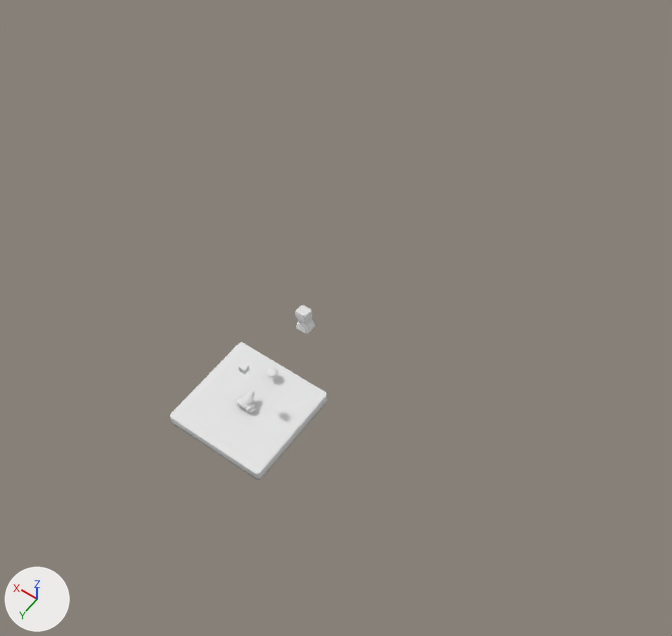
Renders of the Blender file res/Scene/Level1.blend from each side of a commit.
Camera for both pictures: a 50 mm lens placed at (-32.4, 32.1, 70.5), pointed at (0.5, -13.9, -1.8). Every picture has the same lights, and +X, +Y and +Z are marked at lower left. The first picture is the older version.

The older version as bpy lines, for what is in view:
```python
ob_1__platform_texture_2 = bpy.data.objects.new('1##platform#texture:2', me_small_grass_platform2)
ob_1__platform_texture_2.location = (0.0, 0.0, 0.0)
ob_1__platform_texture_2.rotation_euler = (1.571, 0.0, 0.0)  # degrees (90, 0, 0)
ob_1__platform_texture_2.scale = (5.0, 1.0, 5.0)
ob_4__pressureplate = bpy.data.objects.new('4##pressurePlate', me_mushroom_platform2)
ob_4__pressureplate.location = (0.0, -3.4, 1.4)
ob_4__pressureplate.rotation_euler = (1.571, 0.0, 0.0)  # degrees (90, 0, 0)
ob_5__platform_link4_waypoints___1_1_1___10_1_1___10_10_10 = bpy.data.objects.new('5##platform#link4#waypoints:[[1,1,1],[10,1,1],[10,10,10]]', me_platform_small_b_001)
ob_5__platform_link4_waypoints___1_1_1___10_1_1___10_10_10.location = (0.0, -8.4, 3.0)
ob_5__platform_link4_waypoints___1_1_1___10_1_1___10_10_10.rotation_euler = (1.571, 0.0, 0.0)  # degrees (90, 0, 0)
```
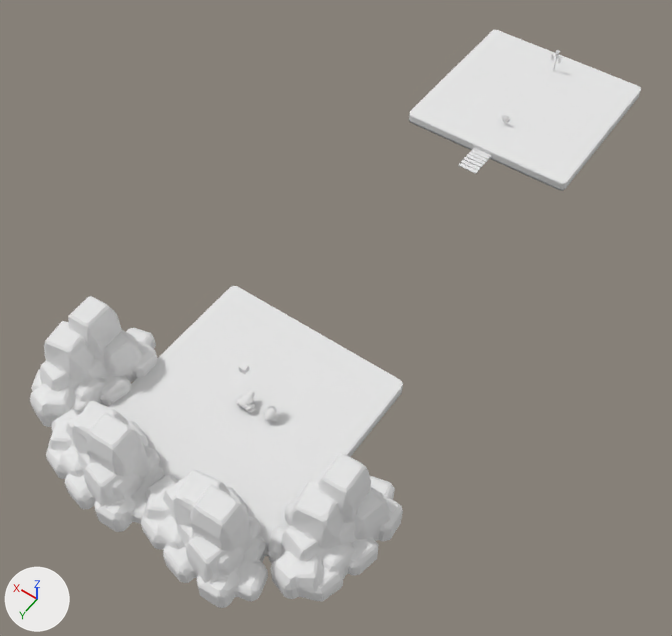
Pixel boxes (x1, y1, x2, y2) of what changed, in the pictures (672 x 636 px):
'1##platform#texture:2', rescaled (87% wider, 95% taller)
    before: (170, 342, 327, 480)
    after: (108, 286, 403, 556)
'11##platform#mesh:3#texture:2', added
    after: (409, 30, 641, 191)
'10##rock#mesh:11#texture:53', added
    after: (268, 453, 403, 602)
'7##rock#mesh:11#texture:53', added
    after: (141, 469, 268, 608)
'8##rock#mesh:11#texture:53', added
    after: (46, 401, 165, 532)
'9##rock#mesh:11#texture:53', added
    after: (30, 296, 157, 427)
'5##platform#link4#waypoints:[[10,1,10],[10,10,10]]', added
    after: (458, 148, 492, 174)
'5##platform#link4#waypoints:[[1,1,1],[10,1,1],[10,10,10]]', deleted
    before: (295, 305, 315, 334)
'6##frog2', added
    after: (263, 405, 280, 422)
'4##pressurePlate', moved, turned
    before: (266, 367, 278, 377)
    after: (502, 114, 510, 123)
'12##checkpoint#mesh:13#texture:55', added
    after: (551, 50, 563, 72)

The change, as a list of edits to the scene's bpy script:
```text
Change ob_1__platform_texture_2:
    ob_1__platform_texture_2.scale: (5.0, 1.0, 5.0) -> (10.0, 1.0, 10.0)
Change ob_4__pressureplate:
    ob_4__pressureplate.rotation_euler: (1.571, 0.0, 0.0) -> (0.0, 0.0, 0.0)  # degrees (90, 0, 0) -> degrees (0, 0, 0)
    ob_4__pressureplate.location: (0.0, -3.4, 1.4) -> (0.0, -46.3, 1.4)
Remove ob_5__platform_link4_waypoints___1_1_1___10_1_1___10_10_10:
    ob_5__platform_link4_waypoints___1_1_1___10_1_1___10_10_10 = bpy.data.objects.new('5##platform#link4#waypoints:[[1,1,1],[10,1,1],[10,10,10]]', me_platform_small_b_001)
Add ob_5__platform_link4_waypoints___10_1_10___10_10_10:
    ob_5__platform_link4_waypoints___10_1_10___10_10_10 = bpy.data.objects.new('5##platform#link4#waypoints:[[10,1,10],[10,10,10]]', me_cube_010)  # 672 vertices, 1316 faces; spans x -1.14..1.14, y -0.22..0.1, z -1.8..1.79; in mat_brown_light_003 (white #e7e7e7)
    ob_5__platform_link4_waypoints___10_1_10___10_10_10.location = (0.0, -39.8, 0.0)
    ob_5__platform_link4_waypoints___10_1_10___10_10_10.rotation_euler = (1.571, 0.0, 0.0)  # degrees (90, 0, 0)
Add ob_12__checkpoint_mesh_13_texture_55:
    ob_12__checkpoint_mesh_13_texture_55 = bpy.data.objects.new('12##checkpoint#mesh:13#texture:55', me_pcylinder1)  # 845 vertices, 809 faces; spans x -0.078..0.078, y -0.006..0.298, z -0.022..0.022; in mat_lamp (white #e7e7e7), mat_floor (white #e7e7e7)
    ob_12__checkpoint_mesh_13_texture_55.location = (0.0, -58.1, 0.7)
    ob_12__checkpoint_mesh_13_texture_55.rotation_euler = (1.571, 0.0, 0.0)  # degrees (90, 0, 0)
    ob_12__checkpoint_mesh_13_texture_55.scale = (10.0, 10.0, 10.0)
Add ob_11__platform_mesh_3_texture_2:
    ob_11__platform_mesh_3_texture_2 = bpy.data.objects.new('11##platform#mesh:3#texture:2', me_small_grass_platform2_002)  # 172 vertices, 340 faces; spans x -1.0..1.0, y -0.6..0.6, z -1.0..1.0; in mat_green_dark_001 (white #e7e7e7), mat_brown_light_002 (white #e7e7e7), mat_brown_dark_002 (white #e7e7e7)
    ob_11__platform_mesh_3_texture_2.location = (0.0, -51.4, 0.0)
    ob_11__platform_mesh_3_texture_2.rotation_euler = (1.571, 0.0, 0.0)  # degrees (90, 0, 0)
    ob_11__platform_mesh_3_texture_2.scale = (10.0, 1.0, 10.0)
Add ob_10__rock_mesh_11_texture_53:
    ob_10__rock_mesh_11_texture_53 = bpy.data.objects.new('10##rock#mesh:11#texture:53', me_rock_1__004)  # 599 vertices, 1025 faces; spans x -6.07..6.46, y -0.04..8.07, z -3.95..4.19; in mat_rock_1__001 (white #e7e7e7)
    ob_10__rock_mesh_11_texture_53.location = (-13.2, 5.5, 0.0)
    ob_10__rock_mesh_11_texture_53.rotation_euler = (1.571, 0.0, 1.571)  # degrees (90, 0, 90)
Add ob_9__rock_mesh_11_texture_53:
    ob_9__rock_mesh_11_texture_53 = bpy.data.objects.new('9##rock#mesh:11#texture:53', me_rock_1__004.copy())
    ob_9__rock_mesh_11_texture_53.location = (13.5, 5.5, 0.0)
    ob_9__rock_mesh_11_texture_53.rotation_euler = (1.571, 0.0, 1.571)  # degrees (90, 0, 90)
Add ob_8__rock_mesh_11_texture_53:
    ob_8__rock_mesh_11_texture_53 = bpy.data.objects.new('8##rock#mesh:11#texture:53', me_rock_1__001)  # 599 vertices, 1025 faces; spans x -6.07..6.46, y -0.04..8.07, z -3.95..4.19; in mat_ground_light_001 (white #e7e7e7)
    ob_8__rock_mesh_11_texture_53.location = (5.4, 11.8, 0.0)
    ob_8__rock_mesh_11_texture_53.rotation_euler = (1.571, 0.0, 0.0)  # degrees (90, 0, 0)
Add ob_7__rock_mesh_11_texture_53:
    ob_7__rock_mesh_11_texture_53 = bpy.data.objects.new('7##rock#mesh:11#texture:53', me_rock_1)  # 599 vertices, 1025 faces; spans x -6.07..6.46, y -0.04..8.07, z -3.95..4.19; in mat_ground_light_001 (white #e7e7e7)
    ob_7__rock_mesh_11_texture_53.location = (-5.4, 11.8, 0.0)
    ob_7__rock_mesh_11_texture_53.rotation_euler = (1.571, 0.0, 0.0)  # degrees (90, 0, 0)
Add ob_6__frog2:
    ob_6__frog2 = bpy.data.objects.new('6##frog2', me_frog)  # 608 vertices, 1190 faces; spans x -0.8..0.8, y -0.67..0.46, z -0.84..0.59; in mat_ground_001 (white #e7e7e7)
    ob_6__frog2.location = (-2.5, 0.0, 1.7)
    ob_6__frog2.rotation_euler = (1.571, 0.0, 0.0)  # degrees (90, 0, 0)
```
